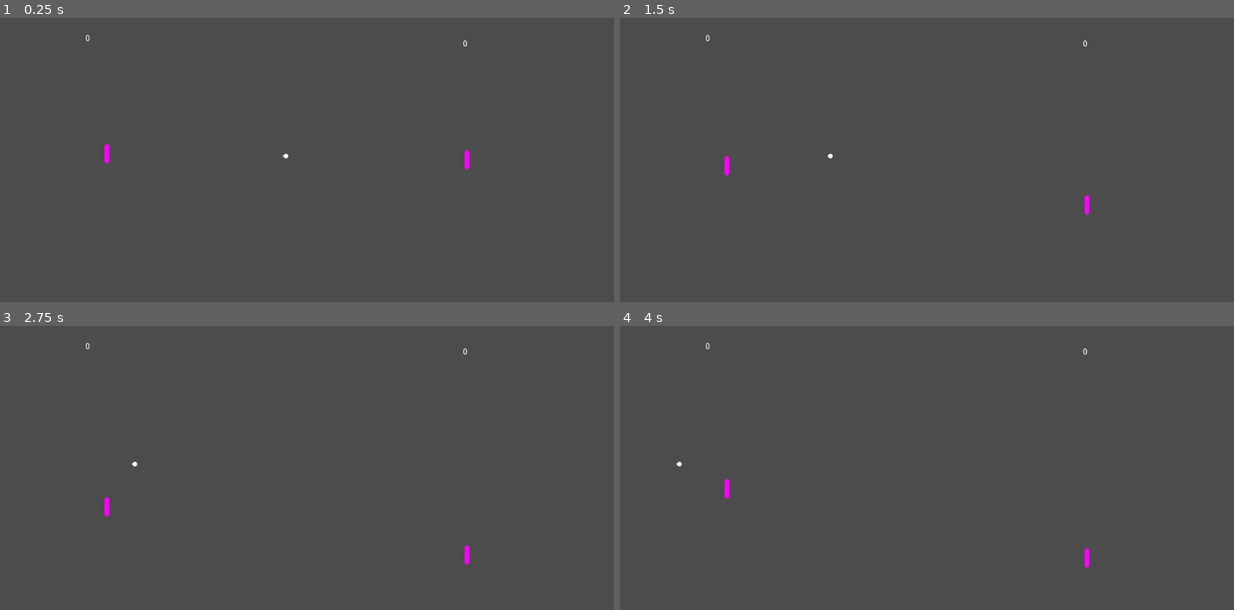
Above: before the commit, frames 1-4 (two rows, left to right).
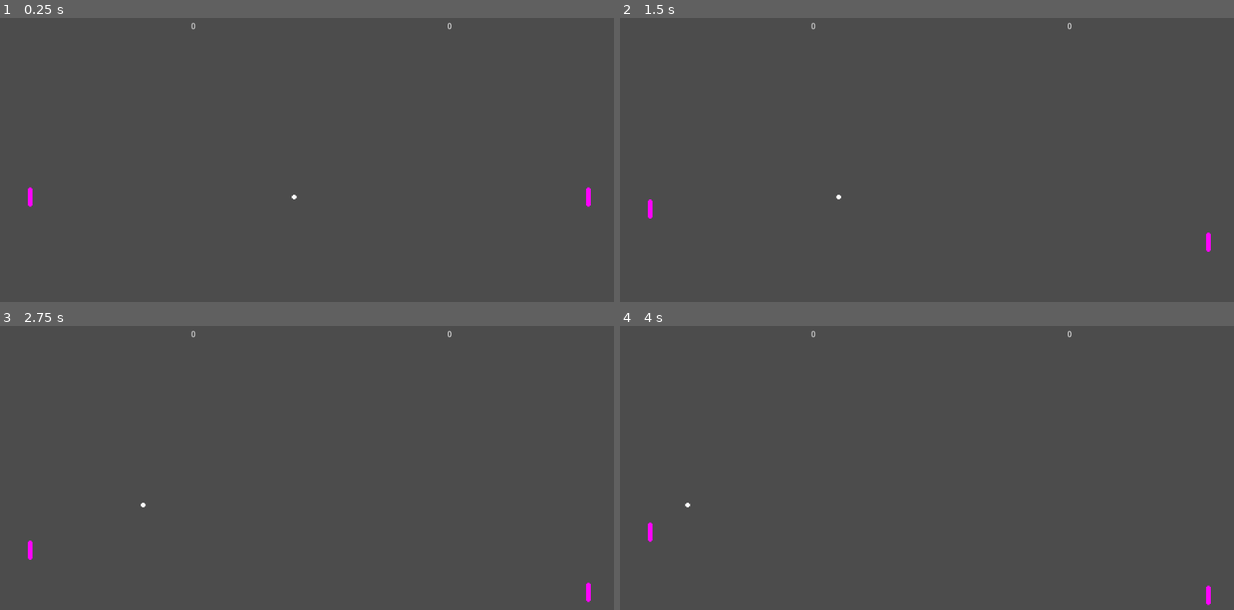
Above: after the commit, the same moments.

Repository: bitwes/GutTutorials
Game: Godot game, scene res://scenes/Game.tscn
Same seed, same stepped clock (60 frames per second), same inputs: the game is played once before the commit and once after it.
Inputs:
- Up to frame 1 (0.25 s): no input
- Up to frame 2 (1.5 s): hold Down (right_down) 0.53-1.28 s; hold Z (left_down) from 1.28 s (still down)
- Up to frame 3 (2.75 s): release Z (left_down) at 2.03 s; hold Down (right_down) from 2.03 s (still down)
- Up to frame 4 (4 s): release Down (right_down) at 2.78 s; hold A (left_up) 2.78-3.53 s; hold Z (left_down) from 3.53 s (still down)

The runs differ from the first frame. In frame 1, 0.3% of the frame differs, in the area x 4-97%, y 1-67%; in frame 2, 0.3%; in frame 3, 0.3%; in frame 4, 0.3%.

Commit message:
refactorings, aligning of all controls in game

Diff:
--- a/Pong/game/scenes/Game.tscn
+++ b/Pong/game/scenes/Game.tscn
@@ -12,29 +12,36 @@
 
 [node name="Ball" parent="." index="0" instance=ExtResource( 2 )]
 
+position = Vector2( 512, 300 )
+_sections_unfolded = [ "Transform" ]
+
 [node name="TopWall" parent="." index="1" instance=ExtResource( 3 )]
 
-position = Vector2( 511, 16 )
+position = Vector2( 511, 50 )
+_sections_unfolded = [ "Transform" ]
 
 [node name="BottomWall" parent="." index="2" instance=ExtResource( 3 )]
 
-position = Vector2( 512, 595 )
+position = Vector2( 512, 550 )
+_sections_unfolded = [ "Transform" ]
 
 [node name="LeftPaddle" parent="." index="3" instance=ExtResource( 4 )]
 
-position = Vector2( 177, 228 )
+position = Vector2( 50, 300 )
+_sections_unfolded = [ "Transform" ]
 
 [node name="RightPaddle" parent="." index="4" instance=ExtResource( 4 )]
 
-position = Vector2( 773, 238 )
+position = Vector2( 974, 300 )
+_sections_unfolded = [ "Transform" ]
 
 [node name="ScoreBoxLeft" parent="." index="5" instance=ExtResource( 5 )]
 
-position = Vector2( 10, 298 )
+position = Vector2( -9, 298 )
 
 [node name="ScoreBoxRight" parent="." index="6" instance=ExtResource( 5 )]
 
-position = Vector2( 1012, 302 )
+position = Vector2( 1034, 302 )
 
 [node name="P1Score" type="Label" parent="." index="7"]
 
@@ -42,10 +49,10 @@
 anchor_top = 0.0
 anchor_right = 0.0
 anchor_bottom = 0.0
-margin_left = 141.0
-margin_top = 30.0
-margin_right = 181.0
-margin_bottom = 44.0
+margin_left = 300.0
+margin_top = 10.0
+margin_right = 340.0
+margin_bottom = 24.0
 rect_pivot_offset = Vector2( 0, 0 )
 rect_clip_content = false
 mouse_filter = 2
@@ -53,9 +60,11 @@
 size_flags_horizontal = 1
 size_flags_vertical = 4
 text = "0"
+align = 1
 percent_visible = 1.0
 lines_skipped = 0
 max_lines_visible = -1
+_sections_unfolded = [ "Rect" ]
 
 [node name="P2Score" type="Label" parent="." index="8"]
 
@@ -63,10 +72,10 @@
 anchor_top = 0.0
 anchor_right = 0.0
 anchor_bottom = 0.0
-margin_left = 766.0
-margin_top = 39.0
-margin_right = 806.0
-margin_bottom = 53.0
+margin_left = 724.0
+margin_top = 10.0
+margin_right = 764.0
+margin_bottom = 24.0
 rect_pivot_offset = Vector2( 0, 0 )
 rect_clip_content = false
 mouse_filter = 2
@@ -74,9 +83,11 @@
 size_flags_horizontal = 1
 size_flags_vertical = 4
 text = "0"
+align = 1
 percent_visible = 1.0
 lines_skipped = 0
 max_lines_visible = -1
+_sections_unfolded = [ "Rect" ]
 
 [connection signal="score" from="ScoreBoxLeft" to="." method="_on_ScoreBoxLeft_score"]
 
--- a/Pong/game/scripts/game.gd
+++ b/Pong/game/scripts/game.gd
@@ -1,5 +1,4 @@
 extends Node2D
-
 
 onready var _orig_position = $Ball.get_position()
 onready var _p1_default_pos = $LeftPaddle.get_position()
@@ -28,13 +27,13 @@
 	_players.p1.paddle.set_position(_p1_default_pos)
 
 
-func _score(which):
-	_players[which].value += 1
-	if(_players[which].value > 5):
-		_players[which].value = 5
-	_players[which].label.set_text(str(_players[which].value))
+func _score(player):
+	player.value += 1
+	if(player.value > 5):
+		player.value = 5
+	player.label.set_text(str(player.value))
 	_reset_positions()
-	if(which == 'p2'):
+	if(player == _players.p2):
 		$Ball.set_direction(Vector2(1, 0))
 
 func get_p1_score():
@@ -44,10 +43,10 @@
 	return _players.p2.value
 
 func _on_ScoreBoxLeft_score():
-	_score('p2')
+	_score(_players.p2)
 
 func _on_ScoreBoxRight_score():
-	_score('p1')
+	_score(_players.p1)
 
 func get_ball():
 	return $Ball
--- a/Pong/game/test/RunTests.tscn
+++ b/Pong/game/test/RunTests.tscn
@@ -31,7 +31,7 @@
 }
 _should_maximize = false
 _run_on_load = true
-_select_script = "test_game"
+_select_script = null
 _tests_like = null
 _inner_class_name = null
 _should_print_to_console = true
